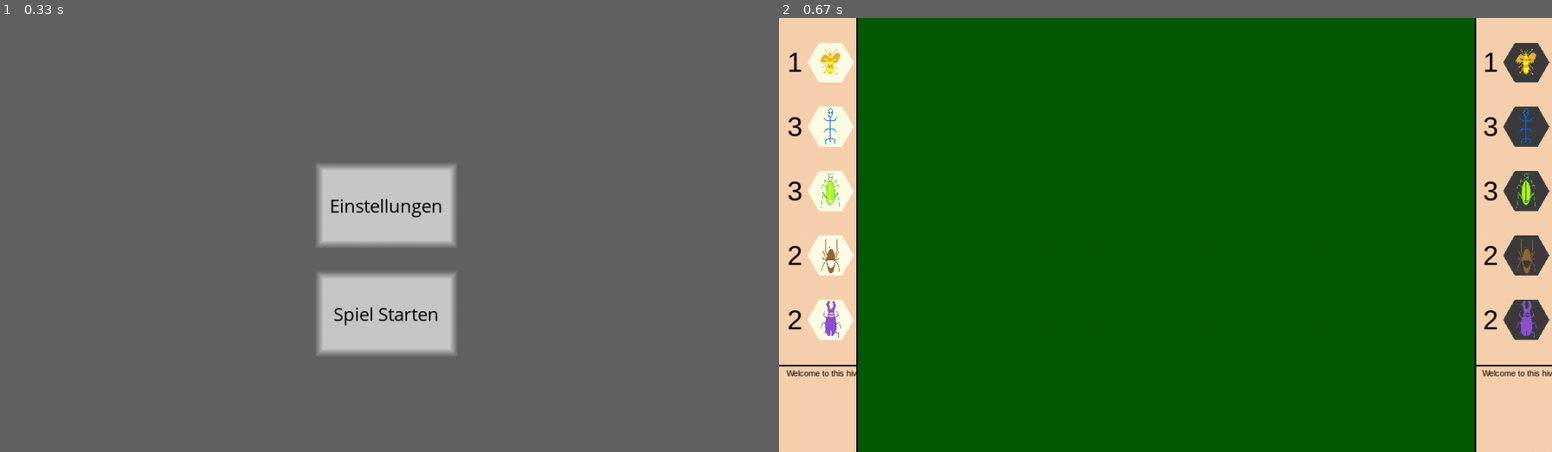
Above: before the commit, frames 1-2 (left to right).
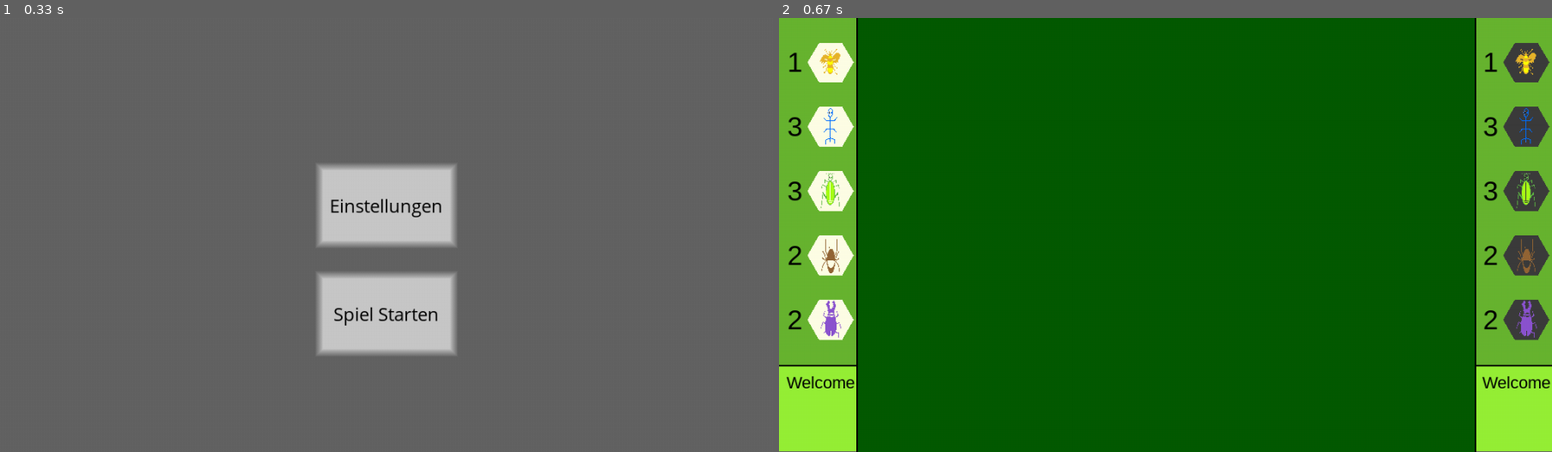
Above: after the commit, the same moments.

Repository: donnyhai/games
Game: pygame game, started from hvsh_game_basic.py
Two runs of this game, one before a commit and one after it. Both use one fixed random seed, a clock stepped at 60 frames per second and the inputs below.
Inputs (mouse positions are in pixels of both pictures, inside the frame that each line leads up to):
- Up to frame 1 (0.33 s): no input
- Up to frame 2 (0.67 s): click (1165, 313) at 0.38 s

Frame 1 is identical in both runs. In frame 2, 16% of the frame differs, in the area x 0-100%, y 0-100%.

Commit message:
[T] bug fixed

Diff:
--- a/buttons.py
+++ b/buttons.py
@@ -11,7 +11,7 @@
     def __init__(self, surface, color, x, y, length, height, width, text, text_color):
         self.button = self.draw_button(surface, color, length, height, x, y, width)
         self.button = self.write_text(surface, text, text_color, length, height, x, y)
-        self.rect = pygame.Rect(x,y, length, height)
+        self.rect = pygame.Rect(x, y, length, height)
 
     def write_text(self, surface, text, text_color, length, height, x, y):
         font_size = 2*int(length//len(text))
@@ -19,8 +19,6 @@
         myText = myFont.render(text, 1, text_color)
         surface.blit(myText, ((x+length/2) - myText.get_width()/2, (y+height/2) - myText.get_height()/2))
         return surface
-
-
 
     def draw_button(self, surface, color, length, height, x, y, width = 0):
         for i in range(1,10):
--- a/color_mixing.py
+++ b/color_mixing.py
@@ -58,5 +58,6 @@
 
         elif event.type == pygame.MOUSEBUTTONUP and (event.button == 1 or event.button == 3):
             drag1, drag3 = False, False
+            if event.pos[0] < 200:  print(color_surface.get_at(event.pos))
 
     pygame.display.update()
--- a/colors.py
+++ b/colors.py
@@ -1,13 +1,26 @@
 white = (255,255,255)
 black = (0,0,0)
+
+settings_background_color = (100,100,100)
+button_color = (200,200,200)
+
+background_board = (154, 170, 5, 255)
+background_side_stones = (104, 181, 49, 255)
+background_text_box = (150, 240, 55, 255)
+
 background_color1 = (255,211,155)
 background_color2 = (244,164,96)
 background_color3 = (238,197,145)
-button_color = (200,200,200)
+
+empty_stone_color = (5,90,3)
 creme_white = (255,255,230)
 creme_black = (60,60,60)
-marking_color = (0,255,0)
-empty_stone_color = (5,90,3)
+
+marking_color = (211, 251, 90, 255)
+ingame_frame_color = (0,0,0)
+box_text_color = (0,0,0)
+stone_number_color = (0,0,0)
+center_button_color = (100,100,100)
 
 #info for event.buttons:
 #1 left click
--- a/game.py
+++ b/game.py
@@ -8,7 +8,8 @@
 import interactor
 import painter
 import pygame
-
+import buttons
+import colors as c
 
 class Game:
     def __init__(self, surface):
@@ -17,12 +18,14 @@
                          "surface_board": surface.subsurface(pygame.Rect(0.1 * surface.get_width(), 0, 0.8 * surface.get_width(), surface.get_height())),
                          "surface_stones": {"white": surface.subsurface(pygame.Rect(0, 0, 0.1 * surface.get_width(), 0.8 * surface.get_height())),
                                             "black": surface.subsurface(pygame.Rect(0.9 * surface.get_width(), 0, 0.1 * surface.get_width(), 0.8 * surface.get_height()))},
-                         "surface_text": {"white": surface.subsurface(pygame.Rect(0, 0.8 * surface.get_height(), 0.1 * surface.get_width(), 0.1 * surface.get_height())),
-                                          "black": surface.subsurface(pygame.Rect(0.9 * surface.get_width(), 0.8 * surface.get_height(), 0.1 * surface.get_width(), 0.1 * surface.get_height()))}}
+                         "surface_text": {"white": surface.subsurface(pygame.Rect(0, 0.8 * surface.get_height(), 0.1 * surface.get_width(), 0.2 * surface.get_height())),
+                                          "black": surface.subsurface(pygame.Rect(0.9 * surface.get_width(), 0.8 * surface.get_height(), 0.1 * surface.get_width(), 0.2 * surface.get_height()))}}
         self.painter = painter.Painter()
         self.board = board.Board(self.board_size, self.surfaces)
         self.locator = locator.Locator(self.board, 100)
         self.turn = ("white", 1)
+
+#        self.center_button = buttons.Button(self.surfaces["surface_board"], c.center_button_color, x,y, int(self.surfaces["surfaces_board"].get_width() / 30), int(self.surfaces["surfaces_board"].get_width() / 30))
 
     def turn_up(self):
         if self.turn[0] == "white": self.turn = ("black", self.turn[1])
--- /dev/null
+++ b/game_buttons.py
@@ -0,0 +1,4 @@
+import buttons as b
+
+
+center_field_button = b.Button()
--- a/hvsh_game_basic.py
+++ b/hvsh_game_basic.py
@@ -48,7 +48,6 @@
 
 #write the settings from above to settings.txt
 
-
 start_game_mode = True
 settings_window_shown = False
 marked_hexagons = []
@@ -70,6 +69,7 @@
             elif start_game_mode:
                 if event.type == pygame.MOUSEBUTTONDOWN:
                     pass
+
                     ####NC: settings_window still has to be implemented functionally
                 if event.type == pygame.MOUSEBUTTONUP and event.button == 1:
                     if settings_window_shown:
@@ -80,12 +80,17 @@
                         settings_window.write_settings(settings_window.settings, (0,0,0))
                         settings_window_shown = True
                     ####
+
                     elif start_game_button.pressed(event.pos):
                         game = game.HvsH_Game(display) #create game
 
                         pygame.display.set_caption("Spielbrett")
 
-                        game.painter.draw_background(game.surfaces["surface_full"], c.background_color2, 128)
+                        game.painter.draw_background(game.surfaces["surface_board"], c.background_board)
+                        game.painter.draw_background(game.surfaces["surface_stones"]["white"], c.background_side_stones)
+                        game.painter.draw_background(game.surfaces["surface_stones"]["black"], c.background_side_stones)
+                        game.painter.draw_background(game.surfaces["surface_text"]["white"], c.background_text_box)
+                        game.painter.draw_background(game.surfaces["surface_text"]["black"], c.background_text_box)
 
                         game.painter.draw_set_of_hexagons(game.players["white"].side_stones.values(), game.surfaces["surface_stones"]["white"])
                         game.painter.draw_set_of_hexagons(game.players["black"].side_stones.values(), game.surfaces["surface_stones"]["black"])
@@ -101,6 +106,7 @@
                         #print a text claiming that white begins
                         game.painter.write_box_text(game.surfaces, t.welcome_text, "white")
                         game.painter.write_box_text(game.surfaces, t.welcome_text, "black")
+
 # start game
             elif not start_game_mode:
 
--- a/hvsh_game_extended.py
+++ b/hvsh_game_extended.py
@@ -1,6 +1,6 @@
 import pygame, sys, buttons
 import game
-import texts as t
+import texts as t, colors as c
 import start_menu
 import window_methods as wm
 
@@ -25,30 +25,20 @@
 #creating showable start_window on display with, set name and set background color
 display = pygame.display.set_mode(window_size, 0, 32)
 pygame.display.set_caption("Spiel-Menue")
-display.fill((100,100,100))
-
-
-#some colors
-white = (255,255,255)
-black = (0,0,0)
-background_color1 = (255,211,155)
-background_color2 = (244,164,96)
-background_color3 = (238,197,145)
-button_color = (200,200,200)
-creme_white = (255,255,230)
-creme_black = (60,60,60)
+display.fill(c.settings_background_color)
+
 
 #set a "Einstellungen" Button
 settings_x = window_x_size * 5 // 12
 settings_y = window_y_size * 7 // 20
-settings_button = buttons.Button(display, button_color, settings_x,settings_y ,
+settings_button = buttons.Button(display, c.button_color, settings_x,settings_y ,
                                          button_x_size,    button_y_size,
                                          0,       "Einstellungen", (0,0,0))
 
 #set a "Spiel Starten" - Button
 start_game_x = window_x_size * 5 // 12
 start_game_y = window_y_size * 3 // 5
-start_game_button = buttons.Button(display, button_color, start_game_x, start_game_y,
+start_game_button = buttons.Button(display, c.button_color, start_game_x, start_game_y,
                                          button_x_size,    button_y_size,
                                          0,       "Spiel Starten", (0,0,0))
 
@@ -94,7 +84,11 @@
 
                         pygame.display.set_caption("Spielbrett")
 
-                        game.painter.draw_background(game.surfaces["surface_full"], background_color2, 128)
+                        game.painter.draw_background(game.surfaces["surface_board"], c.background_board)
+                        game.painter.draw_background(game.surfaces["surface_stones"]["white"], c.background_side_stones)
+                        game.painter.draw_background(game.surfaces["surface_stones"]["black"], c.background_side_stones)
+                        game.painter.draw_background(game.surfaces["surface_text"]["white"], c.background_text_box)
+                        game.painter.draw_background(game.surfaces["surface_text"]["black"], c.background_text_box)
 
                         game.painter.draw_set_of_hexagons(game.players["white"].side_stones.values(), game.surfaces["surface_stones"]["white"])
                         game.painter.draw_set_of_hexagons(game.players["black"].side_stones.values(), game.surfaces["surface_stones"]["black"])
--- a/painter.py
+++ b/painter.py
@@ -11,14 +11,10 @@
 
     #fill background with color
     def draw_background(self, surface, color, alpha_value = 255):
-        s1 = pygame.Surface((surface.get_width(),surface.get_height()) )
-        s1.fill((255,255,255))
-        surface.blit(s1, (0,0))
-        s = pygame.Surface((surface.get_width(),surface.get_height()) )
+        s = pygame.Surface((surface.get_width(), surface.get_height()))
+        s.fill(color)
         s.set_alpha(alpha_value)
-        s.fill(color)
         surface.blit(s, (0,0))
-
 
     #draw full hexagon (shall a frame with mark_mode = 0 also be drawn ?)
     def draw_hexagon(self, hexagon, surface):
@@ -41,20 +37,17 @@
     def draw_all_existing_markings(self, board, color = c.marking_color, mark_mode = 0):
         for row in board.board:
             for hstone in row:
-                if hstone.is_marked:
-                    self.draw_hexagon_marking(hstone, color, mark_mode)
+                if hstone.is_marked:    self.draw_hexagon_marking(hstone, color, mark_mode)
 
     #draw a list of full hexagons
     def draw_set_of_hexagons(self, hstone_list, surface):
-        for hstone in hstone_list:
-            self.draw_hexagon(hstone, surface)
+        for hstone in hstone_list:  self.draw_hexagon(hstone, surface)
 
     #draw the whole board of hexagons on surface
     def draw_board(self, board, surfaces, mark_mode = 0):
-        surfaces["surface_board"].fill(c.background_color2)
+        surfaces["surface_board"].fill(c.background_board)
         for row in board.board:
-            for hexagon in row:
-                self.draw_hexagon(hexagon, surfaces["surface_board"])
+            for hexagon in row: self.draw_hexagon(hexagon, surfaces["surface_board"])
         self.draw_all_existing_markings(board, mark_mode = mark_mode)
         self.draw_ingame_frame(surfaces["surface_full"])
 
@@ -77,18 +70,17 @@
     #draw set of hexagons with respective color and mark_mode, for example when drawing all possible
     #hexagons a stone can move to
     def draw_set_of_hexagon_markings(self, hexagon_list, color, mark_mode = 0):
-        for hexagon in hexagon_list:
-            self.draw_hexagon_marking(hexagon, color, mark_mode)
+        for hexagon in hexagon_list:    self.draw_hexagon_marking(hexagon, color, mark_mode)
 
     #draw standard game frame (left and right side areas with text fields at the bottom and middle board area)
     def draw_ingame_frame(self, surface):
         width = surface.get_width()
         height = surface.get_height()
         line_width = width // 350
-        pygame.draw.line(surface, (0,0,0), (0.1 * width, 0), (0.1 * width, height), line_width)
-        pygame.draw.line(surface, (0,0,0), (0.9 * width, 0),(0.9 * width, height), line_width)
-        pygame.draw.line(surface, (0,0,0), (0, 0.8 * height), (0.1 * width, 0.8 * height), line_width)
-        pygame.draw.line(surface, (0,0,0), (0.9 * width, 0.8 * height), (width, 0.8 * height), line_width)
+        pygame.draw.line(surface, c.ingame_frame_color, (0.1 * width, 0), (0.1 * width, height), line_width)
+        pygame.draw.line(surface, c.ingame_frame_color, (0.9 * width, 0),(0.9 * width, height), line_width)
+        pygame.draw.line(surface, c.ingame_frame_color, (0, 0.8 * height), (0.1 * width, 0.8 * height), line_width)
+        pygame.draw.line(surface, c.ingame_frame_color, (0.9 * width, 0.8 * height), (width, 0.8 * height), line_width)
 
     def write_text(self, surface, text, font_size, color, position):
         myText = pygame.font.SysFont("Arial", font_size).render(text, 1, color)
@@ -96,9 +88,9 @@
 
     def write_box_text(self, surfaces, text, player_color):
         surface = surfaces["surface_text"][player_color]
-        surface.fill(surface.get_at_mapped((4,4)))
+        surface.fill(surface.get_at_mapped((7,7)))
         font_size = int(0.2 * surface.get_height())
-        color = (0,0,0)
+        color = c.box_text_color
         position = (0.1 * surface.get_width(), 0.1 * surface.get_height())
         self.write_text(surface, text, font_size, color, position)
         self.draw_ingame_frame(surfaces["surface_full"])
@@ -113,11 +105,10 @@
         rect_subsurface = surfaces["surface_stones"][player.color].subsurface(pygame.Rect(position, (width, height)))
         rect_subsurface.fill(surfaces["surface_stones"][player.color].get_at_mapped((7,7)))
         self.write_text(rect_subsurface, str(player.side_stones_numbers[hexagon.type]),
-                                text_size, (0,0,0), (0,0))
+                                text_size, c.stone_number_color, (0,0))
 
     def draw_all_stone_numbers(self, player, surfaces, text_color = (0,0,0)):
-        for hexagon in player.side_stones.values():
-            self.draw_stone_number(player, hexagon, surfaces, text_color)
+        for hexagon in player.side_stones.values(): self.draw_stone_number(player, hexagon, surfaces, text_color)
 
     def draw_unmarked_side_area(self, player, surfaces):
         surfaces["surface_stones"][player.color].fill(surfaces["surface_stones"][player.color].get_at_mapped((7,7)))
--- a/window2.py
+++ b/window2.py
@@ -1,7 +1,7 @@
 import pygame, sys, buttons
 import game
-import texts as t
 import start_menu
+import texts as t, colors as c
 import window_methods as wm
 
 pygame.init()
@@ -28,27 +28,17 @@
 display.fill((100,100,100))
 
 
-#some colors
-white = (255,255,255)
-black = (0,0,0)
-background_color1 = (255,211,155)
-background_color2 = (244,164,96)
-background_color3 = (238,197,145)
-button_color = (200,200,200)
-creme_white = (255,255,230)
-creme_black = (60,60,60)
-
 #set a "Einstellungen" Button
 settings_x = window_x_size * 5 // 12
 settings_y = window_y_size * 7 // 20
-settings_button = buttons.Button(display, button_color, settings_x,settings_y ,
+settings_button = buttons.Button(display, c.button_color, settings_x,settings_y ,
                                          button_x_size,    button_y_size,
                                          0,       "Einstellungen", (0,0,0))
 
 #set a "Spiel Starten" - Button
 start_game_x = window_x_size * 5 // 12
 start_game_y = window_y_size * 3 // 5
-start_game_button = buttons.Button(display, button_color, start_game_x, start_game_y,
+start_game_button = buttons.Button(display, c.button_color, start_game_x, start_game_y,
                                          button_x_size,    button_y_size,
                                          0,       "Spiel Starten", (0,0,0))
 
@@ -57,7 +47,6 @@
 start_window = display.copy()
 
 #write the settings from above to settings.txt
-
 
 start_game_mode = True
 settings_window_shown = False
@@ -79,22 +68,29 @@
 # settings menue
             elif start_game_mode:
                 if event.type == pygame.MOUSEBUTTONDOWN:
+                    pass
+
                     ####NC: settings_window still has to be implemented functionally
+                if event.type == pygame.MOUSEBUTTONUP and event.button == 1:
                     if settings_window_shown:
                         display.blit(start_window, (0,0))
                         settings_window_shown = False
                     elif settings_button.pressed(event.pos):
-                        settings_window  = start_menu.settings_window(display, (220,230,220, 128), event.pos, (2 * button_x_size, 1.5 * button_y_size))
+                        settings_window  = start_menu.settings_window(display, (220,230,220,128), event.pos, (2 * button_x_size, 1.5 * button_y_size))
                         settings_window.write_settings(settings_window.settings, (0,0,0))
                         settings_window_shown = True
                     ####
+
                     elif start_game_button.pressed(event.pos):
-
-                        game = game.HvsH_Game_Extended(display) #create game
+                        game = game.HvsH_Game(display) #create game
 
                         pygame.display.set_caption("Spielbrett")
 
-                        game.painter.draw_background(game.surfaces["surface_full"], background_color2, 128)
+                        game.painter.draw_background(game.surfaces["surface_board"], c.background_board)
+                        game.painter.draw_background(game.surfaces["surface_stones"]["white"], c.background_side_stones)
+                        game.painter.draw_background(game.surfaces["surface_stones"]["black"], c.background_side_stones)
+                        game.painter.draw_background(game.surfaces["surface_text"]["white"], c.background_text_box)
+                        game.painter.draw_background(game.surfaces["surface_text"]["black"], c.background_text_box)
 
                         game.painter.draw_set_of_hexagons(game.players["white"].side_stones.values(), game.surfaces["surface_stones"]["white"])
                         game.painter.draw_set_of_hexagons(game.players["black"].side_stones.values(), game.surfaces["surface_stones"]["black"])
@@ -110,8 +106,10 @@
                         #print a text claiming that white begins
                         game.painter.write_box_text(game.surfaces, t.welcome_text, "white")
                         game.painter.write_box_text(game.surfaces, t.welcome_text, "black")
+
 # start game
             elif not start_game_mode:
+
 
                 if event.type == pygame.MOUSEBUTTONDOWN:
                     if wm.point_in_surface(game.surfaces["surface_board"], event.pos):
@@ -151,7 +149,8 @@
                             game.painter.draw_board(game.board, game.surfaces, mark_size)
                     else: counter += 1
 
-                if event.type== pygame.MOUSEBUTTONUP:
+
+                elif event.type == pygame.MOUSEBUTTONUP and event.button == 1:
                     drag = False
                     if moved:   moved = False
                     else:
@@ -237,6 +236,7 @@
                                             if not game.players["white"].stones["bee"][1].is_on_board:
                                                 game.painter.write_box_text(game.surfaces, t.bee_reminder, "white")
 
+
                                     else:
                                         if marked_hexagons: wm.unmark_hexagons(game, game.players[current_player_color], marked_hexagons)
         #bee already put
@@ -282,6 +282,7 @@
                                             else:
                                                 if not game.players["white"].stones["bee"][1].is_on_board:
                                                     game.painter.write_box_text(game.surfaces, t.bee_reminder, "white")
+
                                         else:
                                             if marked_hexagons: wm.unmark_hexagons(game, game.players[current_player_color], marked_hexagons)
 
@@ -289,7 +290,7 @@
                                     elif src_hexagon in game.players[current_player_color].stones_list:
                                         if clicked_hexagon in dir_hexagons and clicked_hexagon.board_pos != src_hexagon.board_pos:
                                             wm.unmark_hexagons(game, game.players[current_player_color], marked_hexagons)
-                                            if src_hexagon.type in {"bug", "mosquito"}:
+                                            if src_hexagon.type == "bug":
                                                 if not clicked_hexagon.is_empty or len(src_hexagon.underlaying_stones) > 0:
                                                     game.interactor.move_bug_on_nonempty_stone(game.players[current_player_color], src_hexagon, clicked_hexagon)
                                                 else: game.interactor.execute_stone_move(game.players[current_player_color], src_hexagon, clicked_hexagon)
@@ -310,6 +311,7 @@
                                             else:
                                                 if not game.players["white"].stones["bee"][1].is_on_board:
                                                     game.painter.write_box_text(game.surfaces, t.bee_reminder, "white")
+
                                         else:
                                             if marked_hexagons: wm.unmark_hexagons(game, game.players[current_player_color], marked_hexagons)
 
@@ -361,7 +363,7 @@
                                 elif src_hexagon in game.players[current_player_color].stones_list:
                                     if clicked_hexagon in dir_hexagons and clicked_hexagon.board_pos != src_hexagon.board_pos:
                                         wm.unmark_hexagons(game, game.players[current_player_color], marked_hexagons)
-                                        if src_hexagon.type in {"bug", "mosquito"}:
+                                        if src_hexagon.type == "bug":
                                             if not clicked_hexagon.is_empty or len(src_hexagon.underlaying_stones) > 0:
                                                 game.interactor.move_bug_on_nonempty_stone(game.players[current_player_color], src_hexagon, clicked_hexagon)
                                             else: game.interactor.execute_stone_move(game.players[current_player_color], src_hexagon, clicked_hexagon)
